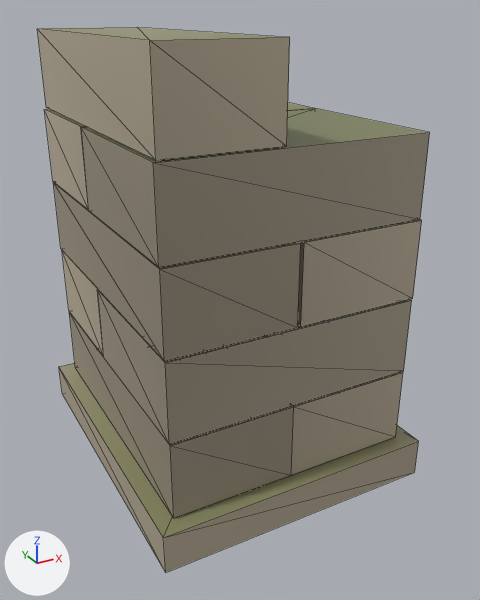
A saved change to the glTF model assets/models/temple_kit/viaduct_top_stump_mid.glb.
One viewpoint serves both versions: a 50 mm lens placed at (-5.81, -11.42, 8.86), pointed at (0.18, -0.52, 3.41). The lights are fixed; the arrows at lower left show +X, +Y and +Z. The older version comes first. Mesh edges are drawn as thin lines. Vertices at exactly the same position are counted once.

The scene before the commit, as lines of its bpy script (objects in view):
```python
me_viaduct_top_stump_mid = bpy.data.meshes.new('viaduct_top_stump_mid')
me_viaduct_top_stump_mid.from_pydata(...)  # 80 vertices, 102 faces; spans x -2.8..2.8, y -3.3..3.3, z 0.02..8.48
me_viaduct_top_stump_mid.materials.append(mat_temple_stone)
ob_viaduct_top_stump_mid = bpy.data.objects.new('viaduct_top_stump_mid', me_viaduct_top_stump_mid)
ob_viaduct_top_stump_mid.location = (0.0, 0.0, 0.0)
```
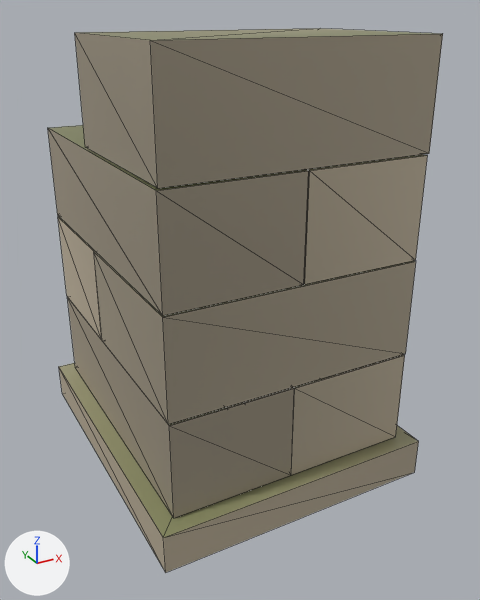
What changed in the scene script:
```text
Change me_viaduct_top_stump_mid:
    used by ob_viaduct_top_stump_mid; location = (0.0, 0.0, 0.0)
    remove me_viaduct_top_stump_mid.from_pydata(...)  # 80 vertices, 102 faces; spans x -2.8..2.8, y -3.3..3.3, z 0.02..8.48
    add me_viaduct_top_stump_mid.from_pydata(...)  # 64 vertices, 86 faces; spans x -2.8..2.8, y -3.3..3.3, z 0.02..8.48
    me_viaduct_top_stump_mid part 1: the loose piece of 8 vertices spanning x -2.51..2.46, y 0.4..2.99, z 5.43..6.95 is deleted
    me_viaduct_top_stump_mid part 2: the loose piece of 8 vertices spanning x -2.47..-0.38, y -2.98..2.98, z 6.97..8.48 is deleted
    me_viaduct_top_stump_mid part 3
    12 vertices in x -2.49..2.48, y -2.99..2.98, z 2.33..2.36 move by (0.0, 0.0, 0.38)
    4 vertices in x -2.49..2.48, y -2.99..0.36, z 3.86 move by (0.0, 0.0, 0.78)
    4 vertices in x -2.48..2.49, y 0.39..2.99, z 2.36 move by (-0.01, 0.0, 0.38)
    4 vertices in x -2.48..2.49, y 0.39..2.99, z 3.86 move by (-0.01, 0.0, 0.78)
    24 vertices move from x -2.51..2.51, y -2.99..2.98, z 3.89..6.95 to x -2.49..2.51, y -2.99..2.98, z 4.66..8.48
    8 new faces join them
    me_viaduct_top_stump_mid part 4: 78 kept faces spanning x -2.8..2.8, y -3.3..3.3, z 0.02..8.48 get new vertex colours; the middle colour goes from beige #b9ae98 to beige #beb39c
```

Pixel boxes [x1, y1, x2, y2] of what changed, in the pictures (480 x 600 px; the box of a moved part takes in the faces that stretch with it):
'viaduct_top_stump_mid', reshaped: before [37, 27, 430, 573]; after [48, 28, 443, 573]
part 1 of me_viaduct_top_stump_mid, deleted: before [45, 103, 313, 210]
part 2 of me_viaduct_top_stump_mid, deleted: before [37, 27, 290, 160]
part 3 of me_viaduct_top_stump_mid, moved or reshaped: before [53, 108, 430, 495]; after [48, 28, 443, 495]
part 4 of me_viaduct_top_stump_mid, edited (looks the same): [56, 127, 430, 573] in both
